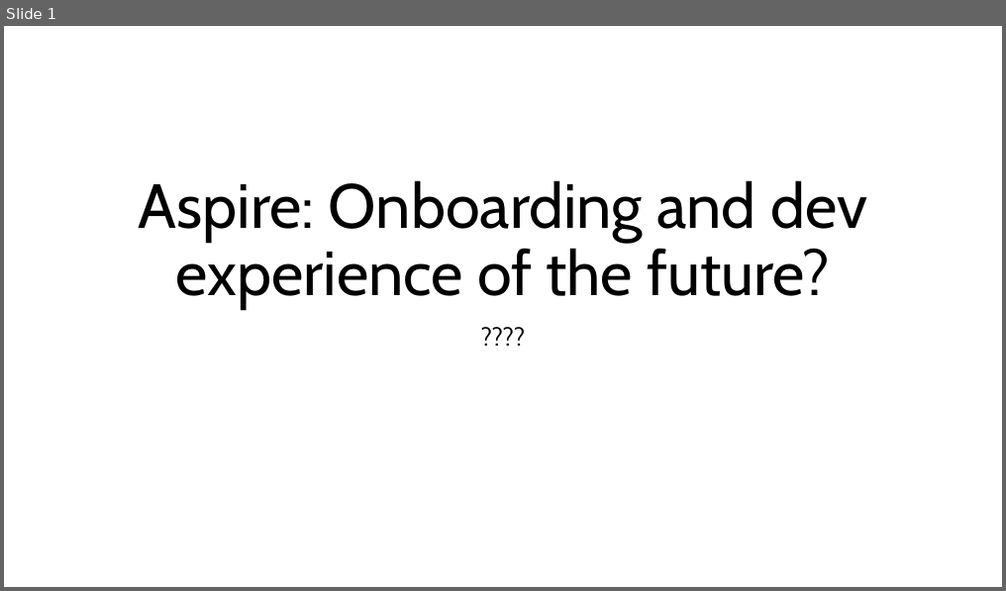
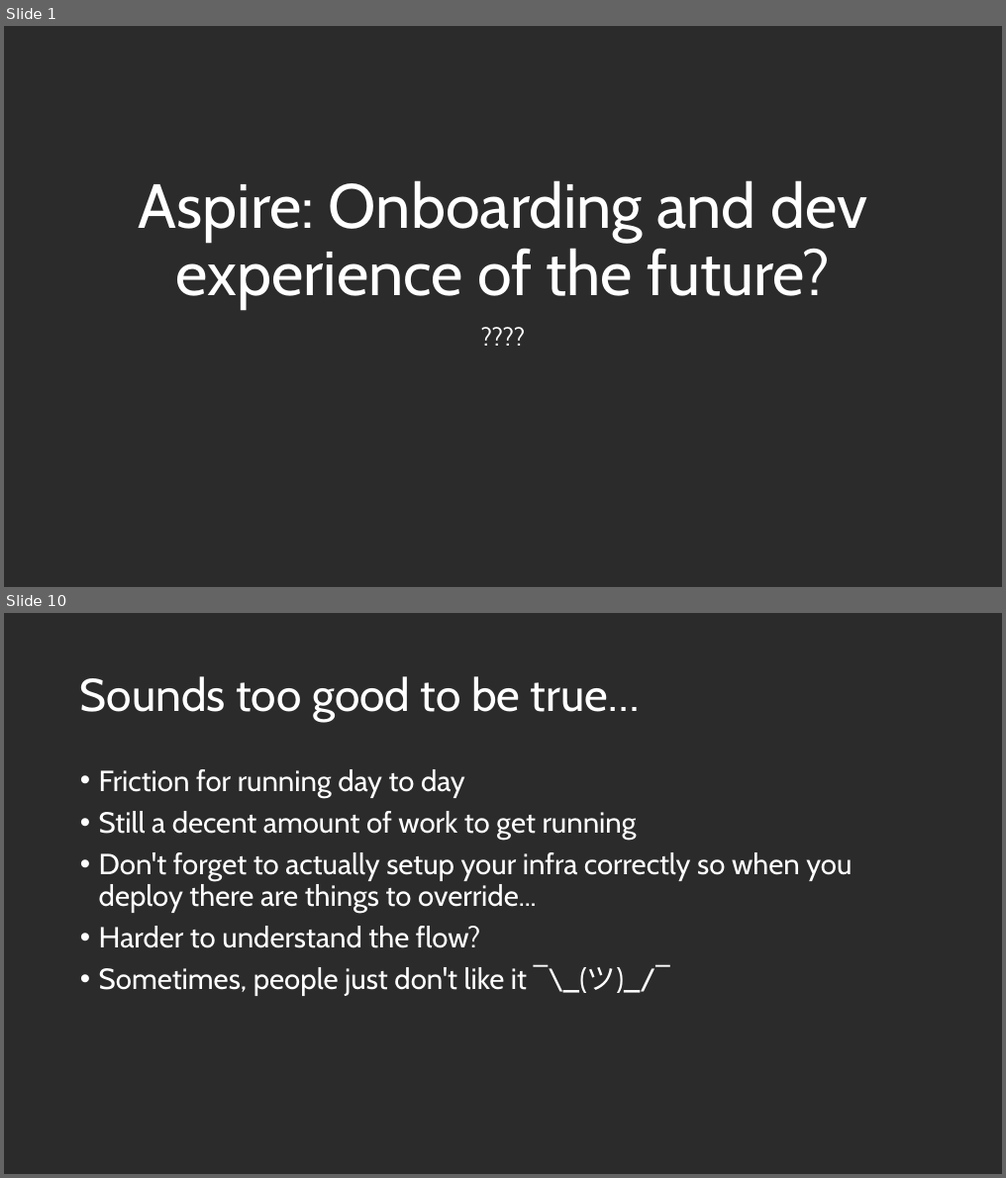
Before and after one commit to KFreon/Aspire-Onboarding-Talk, a slide deck: Aspire.pptx. Shown one above the other, each under a label of ours: slide 1 before the commit, slides 1 and 10 after it; the slides between them are not shown. The pictures are 1006x591 and 1006x1178 pixels, drawn with LibreOffice and Linux fonts; fonts in the diff are those of the drawing; background and template pictures are left out; a plain dark background stands for a picture behind light text. Boxes give left, top, right and bottom in pixels: in the first picture for what was removed or moved away, otherwise in the second. Text is boxed around its words. In the diff, an @@ line names an element or a change of style, - is before the commit and + after.

```diff
--- a/Aspire.pptx
+++ b/Aspire.pptx
@@ slide 10 added at bbox=[4, 613, 1002, 1174], background picture (left out) @@
@@ title added at bbox=[80, 676, 639, 722], 44 pt, text #FFFFFF @@
+Sounds too good to be true…
@@ text added at bbox=[99, 769, 851, 996], 28 pt, text #FFFFFF @@
+• Friction for running day to day
+• Still a decent amount of work to get running
+• Don't forget to actually setup your infra correctly so when you deploy there are things to override...
+• Harder to understand the flow?
+• Sometimes, people just don't like it ¯\_(ツ)_/¯
@@ slide 1 changed as well @@
@@ background #FFFFFF to picture (left out) @@
@@ title "Aspire: Onboarding and dev experience ..." at bbox=[139, 180, 867, 310]: text colour #000000 to #FFFFFF @@
@@ subtitle "????" at bbox=[129, 321, 877, 457]: text colour #000000 to #FFFFFF @@
```
Also in this commit, not shown: 8 other slides added.
